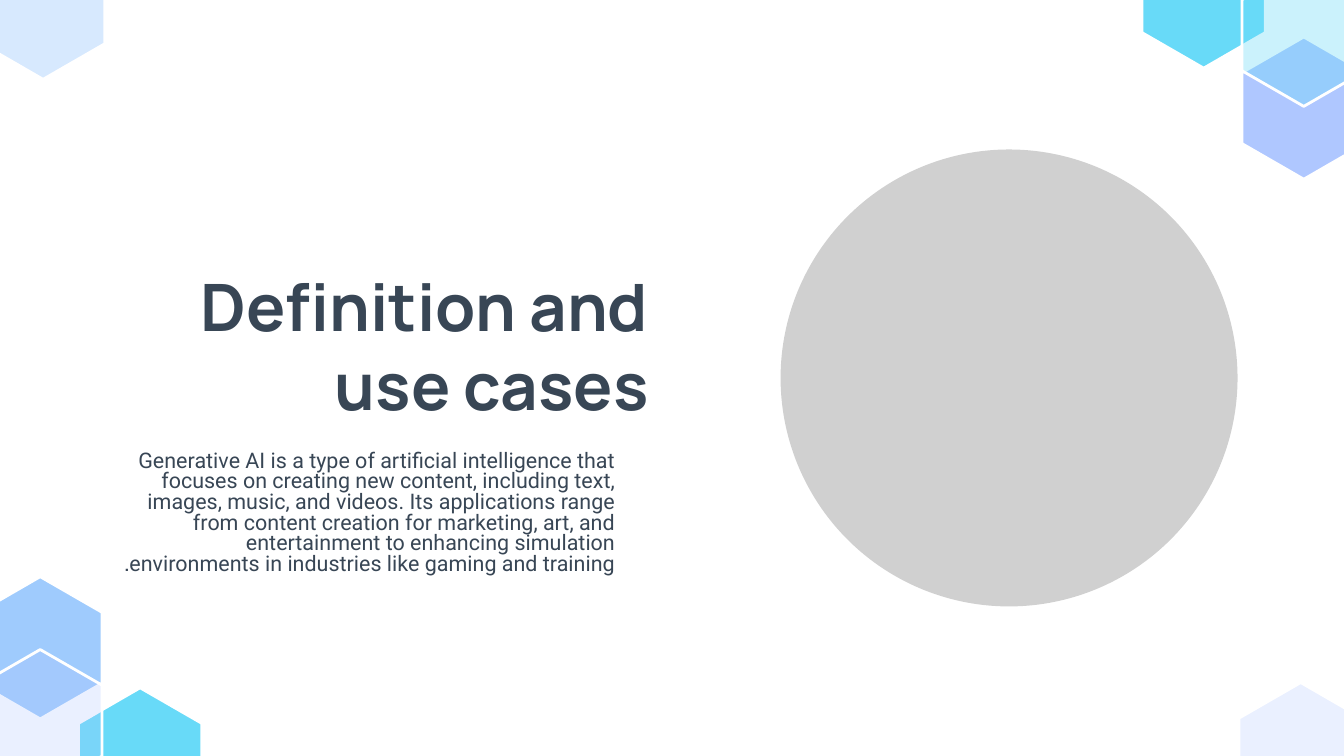
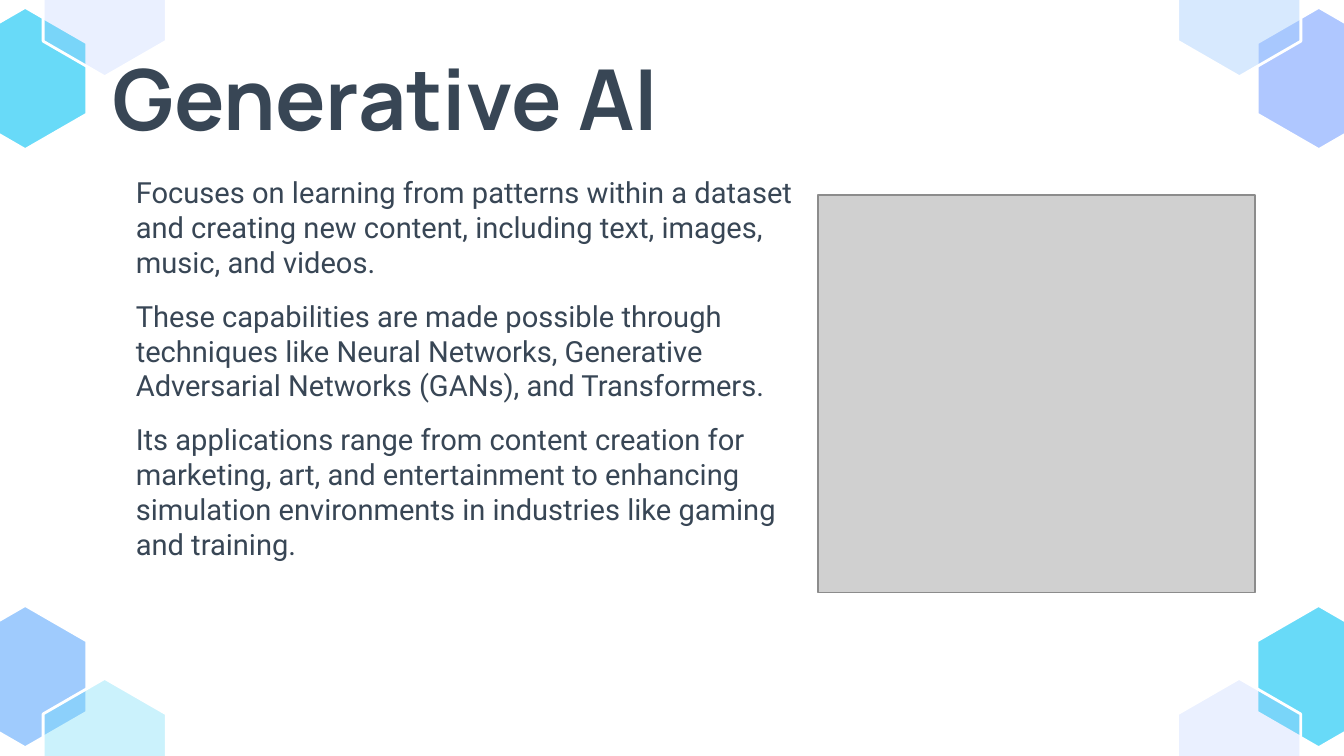
Before and after one commit to EttyGin/drive-for-me, a slide deck: slide 7 of מצגת/traditional VS genAI 1.0.3.pptx (slide 12 before the commit). Drawn at 1344x756 pixels with LibreOffice and Linux fonts; fonts in the diff are those of the drawing; grey boxes stand for pictures. Boxes give left, top, right and bottom in pixels: in the first picture for what was removed or moved away, otherwise in the second. Text is boxed around its words. In the diff, an @@ line names an element or a change of style, - is before the commit and + after.

```diff
--- a/מצגת/traditional VS genAI 1.0.3.pptx
+++ b/מצגת/traditional VS genAI 1.0.3.pptx
@@ freeform shape added at box(0, 7, 87, 149), fill #68DAF8, outline #FFFFFF 1.5 pt @@
@@ freeform shape: place and size @@
-freeform shape at box(0, 0, 105, 79)
+freeform shape at box(43, 0, 167, 77)
@@ freeform shape at box(43, 0, 167, 77): fill #9FCBFD at 41% opacity to #AFC7FF at 25% opacity @@
@@ freeform shape at box(1177, 0, 1301, 77): fill #68DAF8 to #9FCBFD at 41% opacity; rotation 0 to 180 degrees; outline redrawn @@
@@ freeform shape removed at box(1242, 0, 1344, 106) @@
@@ freeform shape: place and size @@
-freeform shape at box(1242, 38, 1344, 180)
+freeform shape at box(1257, 7, 1344, 149)
@@ title added at box(113, 68, 659, 132), 45 pt, text #384655, bold @@
+Generative AI
@@ text added at box(136, 181, 791, 561), 15.6 pt, text #384655 @@
+Focuses on learning from patterns within a dataset and creating new content, including text, images, music, and videos.
+These capabilities are made possible through techniques like Neural Networks, Generative Adversarial Networks (GANs), and Transformers.
+Its applications range from content creation for marketing, art, and entertainment to enhancing simulation environments in industries like gaming and training.
@@ picture: place and size @@
-picture at box(781, 149, 1238, 606)
+picture at box(818, 195, 1255, 593)
@@ title removed at box(201, 283, 649, 411) @@
-Definition and use cases
@@ subtitle removed at box(129, 451, 615, 576) @@
-Generative AI is a type of artificial intelligence that focuses on creating new content, including text, images, music, and videos. Its applications range from content creation for marketing, art, and entertainment to enhancing simulation environments in industries like gaming and training.
@@ freeform shape: place and size @@
-freeform shape at box(0, 577, 102, 719)
+freeform shape at box(0, 606, 87, 749)
@@ freeform shape added at box(1257, 606, 1344, 749), fill #68DAF8, outline #FFFFFF 1.5 pt @@
@@ freeform shape removed at box(0, 649, 102, 756) @@
@@ freeform shape at box(43, 679, 167, 756): fill #68DAF8 to #68DAF8 at 34% opacity; rotation 180 to 0 degrees; outline redrawn @@
@@ freeform shape: place and size @@
-freeform shape at box(1239, 683, 1344, 756)
+freeform shape at box(1177, 679, 1301, 756)
```
Also in this commit, not shown: 4 other slides changed, 10 slides added, 10 slides removed, 6 other files.
